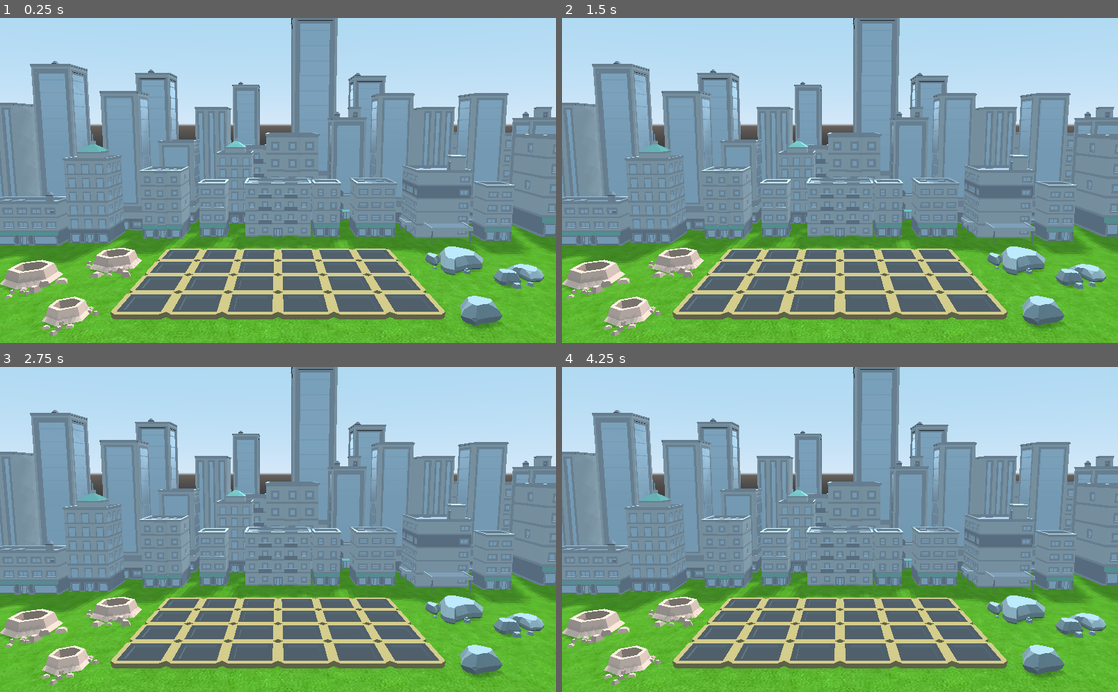
Above: before the commit, frames 1-4 (two rows, left to right).
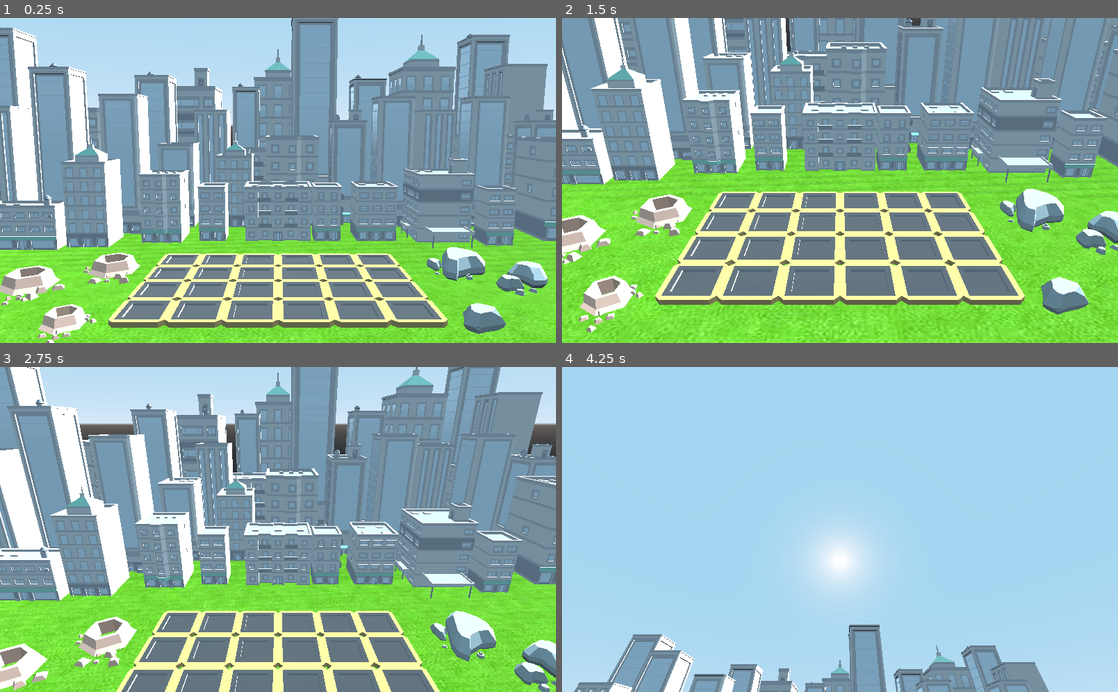
Above: after the commit, the same moments.

Repository: Firemanarg/Ludum-Dare-50
Game: Godot game, scene res://Scenes/Game.tscn
The game is run twice, just before and just after one commit, with the same random seed, the same clock (stepped at 60 frames per second) and the same inputs. Before the commit the project starts from res://Scenes/Level.tscn.
Inputs (mouse positions are in pixels of both pictures, inside the frame that each line leads up to):
- Up to frame 1 (0.25 s): no input
- Up to frame 2 (1.5 s): tap Enter at 0.5 s; move the mouse to (962, 164) at 0.52 s; tap 1 at 0.6 s; click (962, 164) at 0.67 s; tap 2 at 0.8, 1.35 s; move the mouse to (728, 196) at 1.27 s; click (728, 196) at 1.42 s
- Up to frame 3 (2.75 s): tap 3 at 1.55, 2.1 s; move the mouse to (333, 458) at 2.02 s; click (333, 458) at 2.17 s; tap 1 at 2.3 s
- Up to frame 4 (4.25 s): move the mouse to (812, 594) at 2.77 s; tap Mouse wheel down (mouse_wheel_down) at 2.85 s; click (812, 594) at 2.92 s; tap 2 at 3.05 s; move the mouse to (1006, 578) at 3.52 s; tap Mouse wheel up (mouse_wheel_up) at 3.6 s; click (1006, 578) at 3.67 s; tap 3 at 3.8 s

The runs differ from the first frame. In frame 1, 50% of the frame differs, in the area x 0-100%, y 0-100%; in frame 2, 81%; in frame 3, 58%; in frame 4, 83%.

Commit message:
Implemented Cell Selector and Tween Animations for Camera

Diff:
--- /dev/null
+++ b/Scenes/Game.tscn
@@ -0,0 +1,9 @@
+[gd_scene load_steps=3 format=2]
+
+[ext_resource path="res://Scenes/Level.tscn" type="PackedScene" id=1]
+[ext_resource path="res://Scripts/Game.gd" type="Script" id=2]
+
+[node name="Game" type="Node"]
+script = ExtResource( 2 )
+
+[node name="Level" parent="." instance=ExtResource( 1 )]
--- a/Scenes/Level.tscn
+++ b/Scenes/Level.tscn
@@ -26,6 +26,8 @@
 [ext_resource path="res://Scenes/Models/Nature/StoneLargeF.tscn" type="PackedScene" id=24]
 [ext_resource path="res://Scenes/Models/Spacekit/Crater.tscn" type="PackedScene" id=25]
 [ext_resource path="res://Scenes/Models/Spacekit/RocksSmallA.tscn" type="PackedScene" id=26]
+[ext_resource path="res://Scenes/Level/CustomCamera.tscn" type="PackedScene" id=27]
+[ext_resource path="res://Scenes/Level/CellSelector.tscn" type="PackedScene" id=28]
 
 [sub_resource type="CylinderMesh" id=1]
 top_radius = 20.0
@@ -35,26 +37,30 @@
 albedo_texture = ExtResource( 13 )
 uv1_scale = Vector3( 8, 8, 8 )
 
+[sub_resource type="CylinderShape" id=3]
+radius = 19.983
+
 [node name="Level" type="Spatial"]
 
 [node name="Ground" type="MeshInstance" parent="."]
-transform = Transform( 1, 0, 0, 0, 1, 0, 0, 0, 1, 0, -1, -7 )
+transform = Transform( 1.6, 0, 0, 0, 1, 0, 0, 0, 1, 0, -1, -13 )
 mesh = SubResource( 1 )
 material/0 = SubResource( 2 )
 __meta__ = {
 "_edit_lock_": true
 }
 
-[node name="Camera" type="Camera" parent="."]
-transform = Transform( 1, 0, 0, 0, 0.991504, 0.130076, 0, -0.130076, 0.991504, 0, 6.84575, 13.2509 )
-current = true
-fov = 42.0
+[node name="StaticBody" type="StaticBody" parent="Ground"]
+
+[node name="CollisionShape" type="CollisionShape" parent="Ground/StaticBody"]
+shape = SubResource( 3 )
+disabled = true
+
+[node name="CustomCamera" parent="." instance=ExtResource( 27 )]
+transform = Transform( 1, 0, 0, 0, 0.991671, 0.128796, 0, -0.128796, 0.991671, 0, 7, 13 )
 
 [node name="Buildings" type="Spatial" parent="."]
 transform = Transform( 2, 0, 0, 0, 2, 0, 0, 0, 2, 0, 0, 0 )
-__meta__ = {
-"_edit_lock_": true
-}
 
 [node name="LargeBuildingA" parent="Buildings" instance=ExtResource( 7 )]
 transform = Transform( 1, 0, 0, 0, 1, 0, 0, 0, 1, 0, 0, -6.68175 )
@@ -92,6 +98,12 @@
 [node name="SkyscraperE" parent="Buildings" instance=ExtResource( 3 )]
 transform = Transform( 1, 0, 0, 0, 1, 0, 0, 0, 1, -1.5, 0, -8.5 )
 
+[node name="SkyscraperE3" parent="Buildings" instance=ExtResource( 3 )]
+transform = Transform( 2, 0, 0, 0, 2.5, 0, 0, 0, 2, 7, 0, -14.862 )
+
+[node name="SkyscraperE4" parent="Buildings" instance=ExtResource( 3 )]
+transform = Transform( 2, 0, 0, 0, 2.4, 0, 0, 0, 2, 0, 0, -16.862 )
+
 [node name="SkyscraperE2" parent="Buildings" instance=ExtResource( 3 )]
 transform = Transform( 1, 0, 0, 0, 1, 0, 0, 0, 1, -5.5, 0, -6 )
 
@@ -101,6 +113,9 @@
 [node name="SkyscraperF2" parent="Buildings" instance=ExtResource( 11 )]
 transform = Transform( 1, 0, 0, 0, 1, 0, 0, 0, 1, 6, 0, -10 )
 
+[node name="SkyscraperF4" parent="Buildings" instance=ExtResource( 11 )]
+transform = Transform( -6.55671e-08, 0, -1.5, 0, 1.5, 0, 1.5, 0, -6.55671e-08, 10.6013, 0, -13 )
+
 [node name="SkyscraperF3" parent="Buildings" instance=ExtResource( 11 )]
 transform = Transform( 1, 0, 0, 0, 1, 0, 0, 0, 1, -8.5, 0, -6.75 )
 
@@ -113,6 +128,9 @@
 [node name="LargeBuildingE3" parent="Buildings" instance=ExtResource( 5 )]
 transform = Transform( 1.5, 0, 0, 0, 1.5, 0, 0, 0, 1.5, 9, 0, -7 )
 
+[node name="LargeBuildingE5" parent="Buildings" instance=ExtResource( 5 )]
+transform = Transform( 2, 0, 0, 0, 2, 0, 0, 0, 2, -7, 0, -11 )
+
 [node name="SkyscraperB2" parent="Buildings" instance=ExtResource( 1 )]
 transform = Transform( 1, 0, 0, 0, 1, 0, 0, 0, 1, -5, 0, -7.5 )
 
@@ -134,12 +152,21 @@
 [node name="SkyscraperD5" parent="Buildings" instance=ExtResource( 2 )]
 transform = Transform( 1.5, 0, 0, 0, 1.5, 0, 0, 0, 1.5, 1.5, 0, -12 )
 
+[node name="SkyscraperD7" parent="Buildings" instance=ExtResource( 2 )]
+transform = Transform( 1.5, 0, 0, 0, 1.5, 0, 0, 0, 1.5, 10.5, 0, -16 )
+
+[node name="SkyscraperD6" parent="Buildings" instance=ExtResource( 2 )]
+transform = Transform( 1.4, 0, 0, 0, 1.4, 0, 0, 0, 1.4, -11.5, 0, -12 )
+
 [node name="SkyscraperD4" parent="Buildings" instance=ExtResource( 2 )]
 transform = Transform( 1, 0, 0, 0, 1, 0, 0, 0, 1, -1.5, 0, -14 )
 
 [node name="LargeBuildingF" parent="Buildings" instance=ExtResource( 14 )]
 transform = Transform( 1, 0, 0, 0, 1, 0, 0, 0, 1, -7.25, 0, -5.55 )
 
+[node name="LargeBuildingG2" parent="Buildings" instance=ExtResource( 12 )]
+transform = Transform( 1.5, 0, 0, 0, 2.5, 0, 0, 0, 1.5, -3.94998, 0, -13.5 )
+
 [node name="Grid" type="Spatial" parent="."]
 
 [node name="Row1" type="Spatial" parent="Grid"]
@@ -234,69 +261,86 @@
 
 [node name="Resources" type="Spatial" parent="."]
 
-[node name="Stone" type="Spatial" parent="Resources"]
-
-[node name="StoneLargeA" parent="Resources/Stone" instance=ExtResource( 16 )]
-transform = Transform( 1.5, 0, -2.59808, 0, 3, 0, 2.59808, 0, 1.5, 8.7, 0, -7 )
-
-[node name="StoneLargeB" parent="Resources/Stone" instance=ExtResource( 17 )]
+[node name="StoneMeshes" type="Spatial" parent="Resources"]
+
+[node name="StoneLargeA" parent="Resources/StoneMeshes" instance=ExtResource( 16 )]
+transform = Transform( 1.5, 0, -2.59808, 0, 4, 0, 2.59808, 0, 1.5, 8.7, 0, -7 )
+
+[node name="StoneLargeB" parent="Resources/StoneMeshes" instance=ExtResource( 17 )]
 transform = Transform( 0.866025, 0, -0.5, 0, 1, 0, 0.5, 0, 0.866025, 7.7, 0, -7.3 )
 
-[node name="StoneLargeC" parent="Resources/Stone" instance=ExtResource( 18 )]
-transform = Transform( 1.06066, 0, 1.06066, 0, 1.5, 0, -1.06066, 0, 1.06066, 11.2759, 0, -5.38043 )
-
-[node name="StoneLargeD" parent="Resources/Stone" instance=ExtResource( 21 )]
+[node name="StoneLargeC" parent="Resources/StoneMeshes" instance=ExtResource( 18 )]
+transform = Transform( 1.06066, 0, 1.06066, 0, 3, 0, -1.06066, 0, 1.06066, 11.2759, 0, -5.38043 )
+
+[node name="StoneLargeD" parent="Resources/StoneMeshes" instance=ExtResource( 21 )]
 transform = Transform( 0.5, 0, -0.866025, 0, 1, 0, 0.866025, 0, 0.5, 9.96468, 0, -4.54088 )
 
-[node name="StoneSmallB" parent="Resources/Stone" instance=ExtResource( 22 )]
+[node name="StoneSmallB" parent="Resources/StoneMeshes" instance=ExtResource( 22 )]
 transform = Transform( 1, 0, 0, 0, 1, 0, 0, 0, 1, 10.858, 0, -4.20926 )
 
-[node name="StoneSmallC" parent="Resources/Stone" instance=ExtResource( 19 )]
+[node name="StoneSmallC" parent="Resources/StoneMeshes" instance=ExtResource( 19 )]
 transform = Transform( 1, 0, 0, 0, 1, 0, 0, 0, 1, 7.55559, 0, -6.41146 )
 
-[node name="StoneSmallD" parent="Resources/Stone" instance=ExtResource( 20 )]
+[node name="StoneSmallD" parent="Resources/StoneMeshes" instance=ExtResource( 20 )]
 transform = Transform( 1, 0, 0, 0, 1, 0, 0, 0, 1, 10.1346, 0, -3.99268 )
 
-[node name="StoneSmallE" parent="Resources/Stone" instance=ExtResource( 23 )]
+[node name="StoneSmallE" parent="Resources/StoneMeshes" instance=ExtResource( 23 )]
 transform = Transform( 1, 0, 0, 0, 1, 0, 0, 0, 1, 8.81323, 0, -5.77569 )
 
-[node name="StoneLargeF" parent="Resources/Stone" instance=ExtResource( 24 )]
+[node name="StoneLargeF" parent="Resources/StoneMeshes" instance=ExtResource( 24 )]
 transform = Transform( 1.49331, 0, 0.141527, 0, 1.5, 0, -0.141527, 0, 1.49331, 7.15268, 0, -1.18536 )
 
-[node name="Fuel" type="Spatial" parent="Resources"]
-
-[node name="Crater" parent="Resources/Fuel" instance=ExtResource( 25 )]
+[node name="FuelMeshes" type="Spatial" parent="Resources"]
+
+[node name="Crater" parent="Resources/FuelMeshes" instance=ExtResource( 25 )]
 transform = Transform( 3, 0, 0, 0, 5, 0, 0, 0, 3, -8, 0, -7 )
 
-[node name="Crater2" parent="Resources/Fuel" instance=ExtResource( 25 )]
+[node name="Crater2" parent="Resources/FuelMeshes" instance=ExtResource( 25 )]
 transform = Transform( 3, 0, 0, 0, 5, 0, 0, 0, 3, -11, 0, -5 )
 
-[node name="Crater3" parent="Resources/Fuel" instance=ExtResource( 25 )]
+[node name="Crater3" parent="Resources/FuelMeshes" instance=ExtResource( 25 )]
 transform = Transform( 2, 0, 0, 0, 4, 0, 0, 0, 2, -7.6, 0, -1.3 )
 
-[node name="RocksSmallA" parent="Resources/Fuel" instance=ExtResource( 26 )]
+[node name="RocksSmallA" parent="Resources/FuelMeshes" instance=ExtResource( 26 )]
 transform = Transform( 2, 0, 0, 0, 2, 0, 0, 0, 2, -7.63284, 0, -5.9749 )
 
-[node name="RocksSmallA2" parent="Resources/Fuel" instance=ExtResource( 26 )]
+[node name="RocksSmallA2" parent="Resources/FuelMeshes" instance=ExtResource( 26 )]
 transform = Transform( 1.49638, 0, -1.32696, 0, 2, 0, 1.32696, 0, 1.49638, -10.2016, 0, -4.46195 )
 
-[node name="RocksSmallA3" parent="Resources/Fuel" instance=ExtResource( 26 )]
+[node name="RocksSmallA3" parent="Resources/FuelMeshes" instance=ExtResource( 26 )]
 transform = Transform( 0.748192, 0, -0.663482, 0, 1, 0, 0.663482, 0, 0.748192, -7.45783, 0, -0.374239 )
 
-[node name="RocksSmallA4" parent="Resources/Fuel" instance=ExtResource( 26 )]
+[node name="RocksSmallA4" parent="Resources/FuelMeshes" instance=ExtResource( 26 )]
 transform = Transform( 0.84624, 0, 0.532802, 0, 1, 0, -0.532802, 0, 0.84624, -7.08234, 0, -1.50971 )
 
-[node name="RocksSmallA5" parent="Resources/Fuel" instance=ExtResource( 26 )]
+[node name="RocksSmallA5" parent="Resources/FuelMeshes" instance=ExtResource( 26 )]
 transform = Transform( 0.84624, 0, 0.532802, 0, 1, 0, -0.532802, 0, 0.84624, -10.6775, 0, -3.39145 )
 
-[node name="RocksSmallA6" parent="Resources/Fuel" instance=ExtResource( 26 )]
+[node name="RocksSmallA6" parent="Resources/FuelMeshes" instance=ExtResource( 26 )]
 transform = Transform( 0.84624, 0, 0.532802, 0, 1, 0, -0.532802, 0, 0.84624, -7.6148, 0, -5.84865 )
 
-[node name="RocksSmallA7" parent="Resources/Fuel" instance=ExtResource( 26 )]
+[node name="RocksSmallA7" parent="Resources/FuelMeshes" instance=ExtResource( 26 )]
 transform = Transform( 0.84624, 0, 0.532802, 0, 1, 0, -0.532802, 0, 0.84624, -9.11383, 0, -7.09129 )
 
+[node name="CellSelector" parent="Resources" instance=ExtResource( 28 )]
+transform = Transform( 1, 0, 0, 0, 1, 0, 0, 0, 1, -8, 1, -7 )
+visual_selector/outer_size = Vector3( 2.5, 0.6, 2.5 )
+visual_selector/inner_size = Vector3( 2, 0.7, 2 )
+
+[node name="CellSelector2" parent="Resources" instance=ExtResource( 28 )]
+transform = Transform( 1, 0, 0, 0, 1, 0, 0, 0, 1, -11, 1, -5 )
+visual_selector/outer_size = Vector3( 2.5, 0.6, 2.5 )
+visual_selector/inner_size = Vector3( 2, 0.7, 2 )
+
+[node name="CellSelector3" parent="Resources" instance=ExtResource( 28 )]
+transform = Transform( 1, 0, 0, 0, 1, 0, 0, 0, 1, -7.7, 0.578908, -1.4 )
+selection_shape/size = Vector3( 0.8, 0.6, 0.8 )
+visual_selector/outer_size = Vector3( 2, 0.5, 2 )
+visual_selector/inner_size = Vector3( 1.6, 0.7, 1.6 )
+visual_selector/offset = Vector3( 0, -0.3, 0 )
+
 [node name="DirectionalLight" type="DirectionalLight" parent="."]
-transform = Transform( 0.987477, -0.0402623, 0.152538, -0.147153, -0.583646, 0.798564, 0.0568759, -0.81101, -0.582262, 0, 25.2796, 17.9311 )
+transform = Transform( 0.73377, -0.0472697, 0.677752, -0.45581, -0.774, 0.439501, 0.503805, -0.631419, -0.589484, 38.071, 25.2796, -11.5472 )
 light_energy = 0.536
 shadow_enabled = true
 shadow_color = Color( 0.266667, 0.266667, 0.266667, 1 )
--- /dev/null
+++ b/Scenes/Level/CellSelector.tscn
@@ -0,0 +1,71 @@
+[gd_scene load_steps=7 format=2]
+
+[ext_resource path="res://Scripts/Level/CellSelector.gd" type="Script" id=1]
+
+[sub_resource type="BoxShape" id=8]
+
+[sub_resource type="CubeMesh" id=9]
+
+[sub_resource type="SpatialMaterial" id=3]
+flags_transparent = true
+albedo_color = Color( 1, 0, 0, 0.235294 )
+
+[sub_resource type="Shader" id=5]
+code = "/*
+	魔法防御シェーダー 2 by あるる（きのもと 結衣）
+	Magical Shield Shader 2 by Yui Kinomoto @arlez80
+
+	MIT License
+*/
+
+shader_type spatial;
+render_mode unshaded, depth_draw_never;
+
+uniform vec4 barrier_color : hint_color = vec4( 0.05, 1.0, 0.5, 1.0 );
+uniform float barrier_force = 1.0;
+uniform float barrier_interval = 50.0;
+uniform float barrier_speed = 10.0;
+
+void fragment( )
+{
+	vec3 v = ( CAMERA_MATRIX * vec4( VERTEX, 1.0 ) ).xyz;
+	float f = sin( v.y * barrier_interval + TIME * barrier_speed );
+	ALBEDO = barrier_color.rgb;
+	ALPHA = clamp( ( 1.0 - dot( NORMAL, VIEW ) ) * f * barrier_force, 0.0, 1.0 );
+}
+
+"
+
+[sub_resource type="ShaderMaterial" id=7]
+shader = SubResource( 5 )
+shader_param/barrier_color = Color( 0, 0.0627451, 1, 1 )
+shader_param/barrier_force = 3.0
+shader_param/barrier_interval = 20.0
+shader_param/barrier_speed = -4.0
+
+[node name="CellSelector" type="StaticBody"]
+script = ExtResource( 1 )
+selection_shape/size = Vector3( 1, 1, 1 )
+visual_selector/outer_size = Vector3( 2, 0.6, 2 )
+visual_selector/inner_size = Vector3( 1.5, 0.7, 1.5 )
+visual_selector/offset = Vector3( 0, -0.6, 0 )
+
+[node name="CollisionShape" type="CollisionShape" parent="."]
+shape = SubResource( 8 )
+
+[node name="Tmp" type="MeshInstance" parent="."]
+mesh = SubResource( 9 )
+material/0 = SubResource( 3 )
+
+[node name="VisualSelector" type="CSGCombiner" parent="."]
+transform = Transform( 1, 0, 0, 0, 1, 0, 0, 0, 1, 0, -0.6, 0 )
+material_override = SubResource( 7 )
+
+[node name="VisualSelectorOuter" type="CSGBox" parent="VisualSelector"]
+height = 0.6
+
+[node name="VisualSelectorInner" type="CSGBox" parent="VisualSelector"]
+operation = 2
+width = 1.5
+height = 0.7
+depth = 1.5
--- /dev/null
+++ b/Scenes/Level/CustomCamera.tscn
@@ -0,0 +1,11 @@
+[gd_scene load_steps=2 format=2]
+
+[ext_resource path="res://Scripts/Level/CustomCamera.gd" type="Script" id=1]
+
+[node name="CustomCamera" type="Camera"]
+transform = Transform( 1, 0, 0, 0, 0.991671, 0.128796, 0, -0.128796, 0.991671, 0, 0, 0 )
+current = true
+fov = 42.0
+script = ExtResource( 1 )
+
+[node name="Tween" type="Tween" parent="."]
--- /dev/null
+++ b/Scripts/Game.gd
@@ -0,0 +1,74 @@
+extends Node
+
+
+var p_level = preload("res://Scenes/Level.tscn")
+
+var level: Spatial = null
+var camera: CustomCamera = null
+var grid: Spatial = null
+
+var mouse_3d = null
+var mouse_hover_target = null
+var mouse_selection_target = null
+
+onready var o_cursor = get_node("Cursor")
+
+
+func _ready():
+	start_game()
+
+
+func _physics_process(delta):
+	if camera.is_inside_tree():
+		var result: Dictionary = camera.cast_mouse_to_3d()
+		if not result.empty():
+			var collider = result.collider
+			match collider.get_class():
+				"CellSelector":
+					set_hover_target(collider)
+		else:
+			set_hover_target(null)
+
+
+func _unhandled_input(event):
+	if event is InputEventMouseButton:
+		if event.button_index == BUTTON_LEFT:
+			if mouse_hover_target:
+				set_selection_target(mouse_hover_target)
+			else:
+				set_selection_target(null)
+	elif event is InputEventKey:
+		match event.scancode:
+			KEY_1:
+				camera.set_state(camera.ZoomState.GRID_VIEW)
+			KEY_2:
+				camera.set_state(camera.ZoomState.NORMAL)
+			KEY_3:
+				camera.set_state(camera.ZoomState.SKY_VIEW)
+
+
+func set_hover_target(target):
+	if mouse_hover_target:
+		if mouse_hover_target.has_method("unhover"):
+			mouse_hover_target.unhover()
+	mouse_hover_target = target
+	if target and target.has_method("hover"):
+		target.hover()
+
+
+func set_selection_target(target):
+	if mouse_selection_target:
+		if mouse_selection_target.has_method("unselect"):
+			mouse_selection_target.unselect()
+	mouse_selection_target = target
+	if target and target.has_method("select"):
+		target.select()
+
+
+func start_game():
+	if level:
+		level.queue_free()
+	level = p_level.instance()
+	add_child(level)
+	camera = level.get_node("CustomCamera")
+	grid = level.get_node("Grid")
--- /dev/null
+++ b/Scripts/Level/CellSelector.gd
@@ -0,0 +1,133 @@
+tool
+extends StaticBody
+class_name CellSelector
+
+
+const HOVER_COLOR = Color(0, 0.9, 1)
+const SELECTED_COLOR = Color(0, 0.1, 1)
+
+enum Direction {
+	UP = -1,
+	DOWN = 1,
+}
+
+export(bool) var collisions_enabled = true
+
+var is_hovered = false
+var is_selected = false
+
+var target = null
+var _selection_shape_size = Vector3(1, 1, 1)
+var _visual_selector_outer_size = Vector3(2, 0.6, 2)
+var _visual_selector_inner_size = Vector3(1.5, 0.7, 1.5)
+var _visual_selector_offset = Vector3(0, -0.6, 0)
+
+
+
+func _ready():
+	$CollisionShape.shape = $CollisionShape.shape.duplicate()
+	if Engine.editor_hint:
+		$Tmp.mesh = $Tmp.mesh.duplicate()
+	else:
+		$Tmp.queue_free()
+		unhover()
+		unselect()
+
+
+func _process(delta):
+	if Engine.editor_hint:
+		$CollisionShape.shape.extents = _selection_shape_size
+		$Tmp.mesh.size = _selection_shape_size * 2
+		$VisualSelector.translation = _visual_selector_offset
+		$VisualSelector/VisualSelectorOuter.width = _visual_selector_outer_size.x
+		$VisualSelector/VisualSelectorOuter.height = _visual_selector_outer_size.y
+		$VisualSelector/VisualSelectorOuter.depth = _visual_selector_outer_size.z
+		$VisualSelector/VisualSelectorInner.width = _visual_selector_inner_size.x
+		$VisualSelector/VisualSelectorInner.height = _visual_selector_inner_size.y
+		$VisualSelector/VisualSelectorInner.depth = _visual_selector_inner_size.z
+
+
+func get_class() -> String:
+	return "CellSelector"
+
+
+func hover():
+	is_hovered = true
+	if not is_selected:
+		$VisualSelector.visible = true
+		set_selector_color(HOVER_COLOR)
+		set_animation_direction(Direction.DOWN)
+
+
+func unhover():
+	is_hovered = false
+	if not is_selected:
+		$VisualSelector.visible = false
+	else:
+		select()
+
+
+func select():
+	is_selected = true
+	$VisualSelector.visible = true
+	set_selector_color(SELECTED_COLOR)
+	set_animation_direction(Direction.UP)
+
+
+func unselect():
+	is_selected = false
+	if not is_hovered:
+		$VisualSelector.visible = false
+	else:
+		hover()
+
+
+func set_selector_color(color: Color):
+	var material: ShaderMaterial = $VisualSelector.material_override.duplicate()
+	material.set_shader_param("barrier_color", color)
+	$VisualSelector.material_override = material
+
+
+func set_animation_direction(direction: int):
+	var material: ShaderMaterial = $VisualSelector.material_override.duplicate()
+	var speed = material.get_shader_param("barrier_speed")
+	material.set_shader_param("barrier_speed", abs(speed) * direction)
+	$VisualSelector.material_override = material
+
+
+func _get(property):
+	match property:
+		"selection_shape/size": return _selection_shape_size
+		"visual_selector/outer_size": return _visual_selector_outer_size
+		"visual_selector/inner_size": return _visual_selector_inner_size
+		"visual_selector/offset": return _visual_selector_offset
+
+
+func _set(property, value):
+	match property:
+		"selection_shape/size": _selection_shape_size = value
+		"visual_selector/outer_size": _visual_selector_outer_size = value
+		"visual_selector/inner_size": _visual_selector_inner_size = value
+		"visual_selector/offset": _visual_selector_offset = value
+	return false
+
+
+func _get_property_list():
+	var properties = []
+	properties.append({
+		"name": "selection_shape/size",
+		"type": TYPE_VECTOR3,
+	})
+	properties.append({
+		"name": "visual_selector/outer_size",
+		"type": TYPE_VECTOR3,
+	})
+	properties.append({
+		"name": "visual_selector/inner_size",
+		"type": TYPE_VECTOR3,
+	})
+	properties.append({
+		"name": "visual_selector/offset",
+		"type": TYPE_VECTOR3,
+	})
+	return properties
--- /dev/null
+++ b/Scripts/Level/CustomCamera.gd
@@ -0,0 +1,97 @@
+class_name CustomCamera
+extends Camera
+
+
+enum ZoomState {
+	NORMAL,
+	GRID_VIEW,
+	SKY_VIEW,
+}
+
+const zoom_states = {
+	ZoomState.NORMAL: {
+		"translation": Vector3(0, 7, 13),
+		"rotation": Vector3(-7.4, 0, 0),
+		"fov": 42,
+	},
+	ZoomState.GRID_VIEW: {
+		"translation": Vector3(0, 17, -5),
+		"rotation": Vector3(-90, 0, 0),
+		"fov": 48,
+	},
+	ZoomState.SKY_VIEW: {
+		"translation": Vector3(0, 4.5, 7),
+		"rotation": Vector3(48, 0, 0),
+		"fov": 73,
+	}
+}
+
+var mouse_3d: Vector3 = Vector3()
+var transition_speed: int = 10
+
+var _initial_translation = Vector3()
+
+
+func _ready():
+	_initial_translation = translation
+
+
+func _physics_process(delta):
+	cast_mouse_to_3d()
+
+
+func get_class() -> String:
+	return "CustomCamera"
+
+
+func cast_mouse_to_3d() -> Dictionary:
+	var mouse_pos = self.get_viewport().get_mouse_position()
+	var space_state = get_world().direct_space_state
+	var from = project_ray_origin(mouse_pos)
+	var to = from + project_ray_normal(mouse_pos) * 1000
+
+	var result = space_state.intersect_ray(from, to)
+
+	return result
+
+
+func set_state(state: int):
+	var target_translation: Vector3 = zoom_states[state].translation
+	var target_rotation: Vector3 = zoom_states[state].rotation
+	var target_fov: int = zoom_states[state].fov
+
+	# Tween translation
+	$Tween.interpolate_property(
+		self,
+		"translation",
+		translation,
+		target_translation,
+		target_translation.distance_to(translation) / transition_speed,
+		Tween.TRANS_LINEAR,
+		Tween.EASE_OUT_IN
+	)
+
+	# Tween rotation
+	$Tween.interpolate_property(
+		self,
+		"rotation_degrees",
+		rotation_degrees,
+		target_rotation,
+		target_translation.distance_to(translation) / transition_speed,
+		Tween.TRANS_LINEAR,
+		Tween.EASE_OUT_IN
+	)
+
+	# Tween fov
+	$Tween.interpolate_property(
+		self,
+		"fov",
+		fov,
+		target_fov,
+		target_translation.distance_to(translation) / transition_speed,
+		Tween.TRANS_CUBIC,
+		Tween.EASE_OUT_IN
+	)
+
+	$Tween.stop_all()
+	$Tween.start()
--- a/project.godot
+++ b/project.godot
@@ -8,11 +8,31 @@
 
 config_version=4
 
+_global_script_classes=[ {
+"base": "StaticBody",
+"class": "CellSelector",
+"language": "GDScript",
+"path": "res://Scripts/Level/CellSelector.gd"
+}, {
+"base": "Camera",
+"class": "CustomCamera",
+"language": "GDScript",
+"path": "res://Scripts/Level/CustomCamera.gd"
+} ]
+_global_script_class_icons={
+"CellSelector": "",
+"CustomCamera": ""
+}
+
 [application]
 
 config/name="LudumDare 50"
-run/main_scene="res://Scenes/Level.tscn"
+run/main_scene="res://Scenes/Game.tscn"
 config/icon="res://icon.png"
+
+[editor_plugins]
+
+enabled=PoolStringArray( "res://addons/godot_editor_discord_presence/plugin.cfg" )
 
 [input]
 
Not shown: 1 places in Scenes/Level.tscn that only renumber resources
